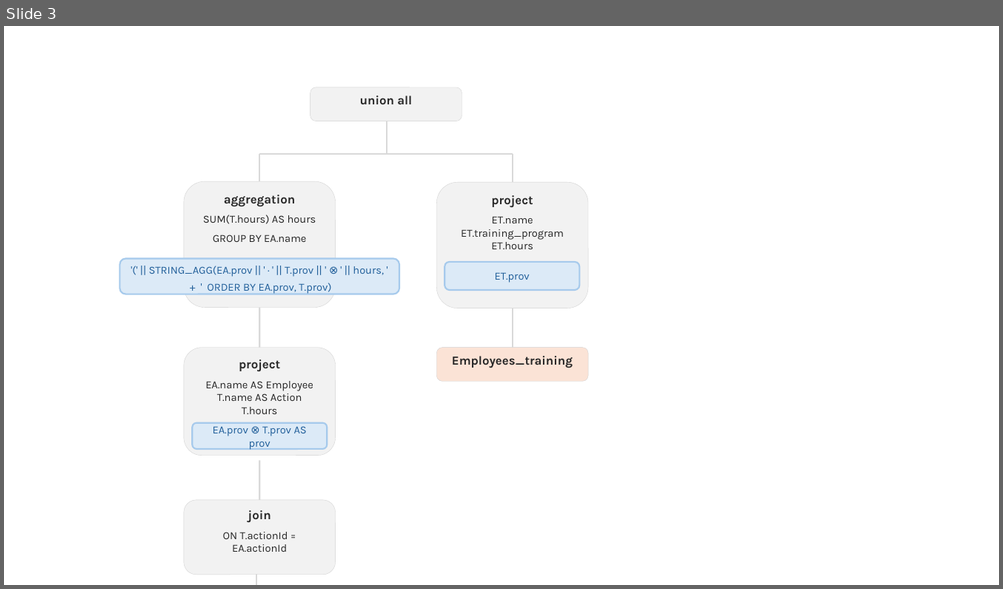
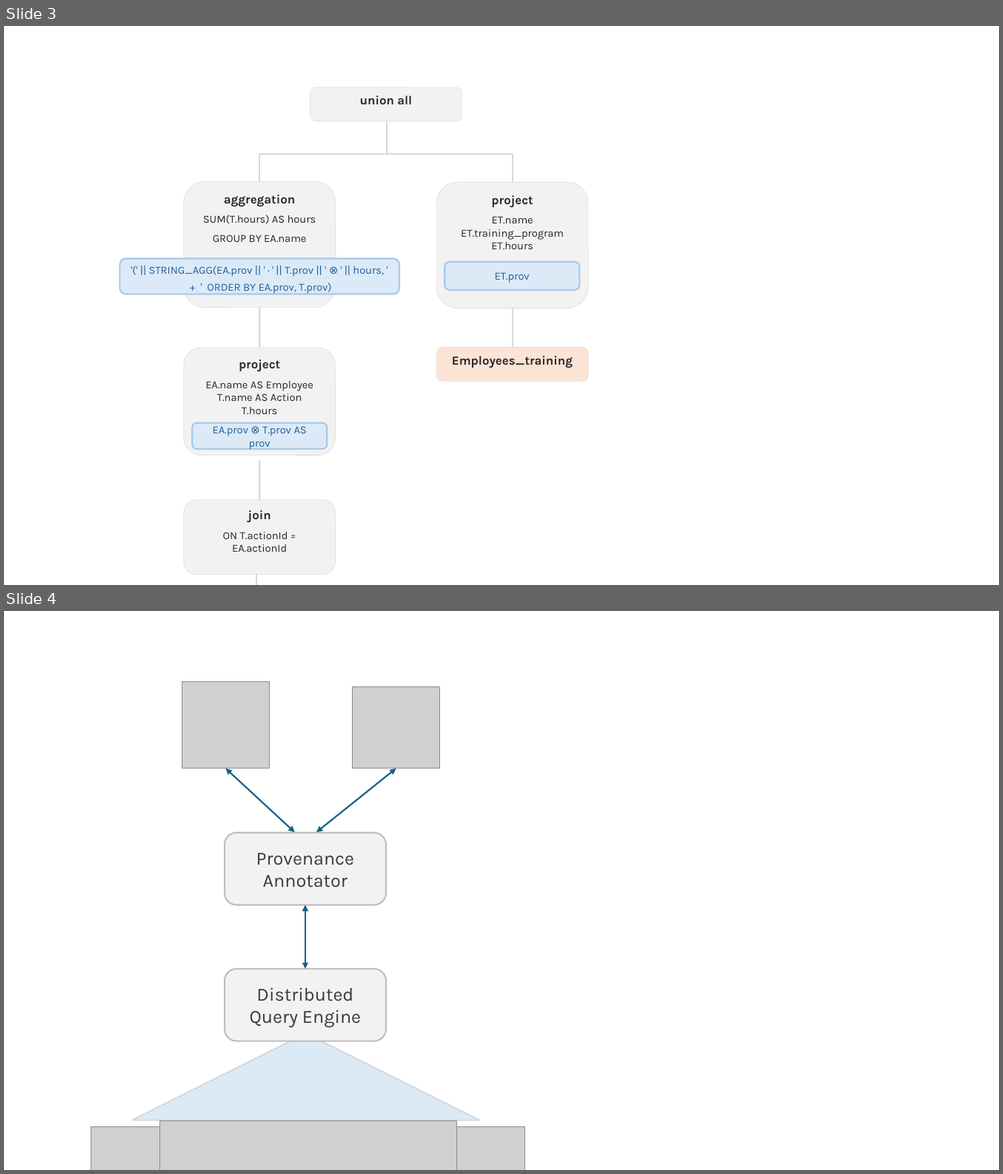
Before and after one commit to josemoreiraUA/DataProvenance_VISxAI, a slide deck: images/images.pptx. Shown one above the other, each under a label of ours: slide 3 before the commit, slides 3 and 4 after it. The pictures are 1003x589 and 1003x1174 pixels, drawn with LibreOffice and Linux fonts; fonts in the diff are those of the drawing; grey boxes stand for pictures. Boxes give left, top, right and bottom in pixels: in the first picture for what was removed or moved away, otherwise in the second. Text is boxed around its words. In the diff, an @@ line names an element or a change of style, - is before the commit and + after.

```diff
--- a/images/images.pptx
+++ b/images/images.pptx
@@ slide 4 added at [4,611,999,1170], background #FFFFFF @@
@@ group added at [91,682,525,1170]: 5 pictures, 3 double arrows, 2 rounded rectangles, 1 trapezoid @@
+Distributed Query Engine
+Provenance Annotator
```
Also in this commit, not shown: 9 other files.
